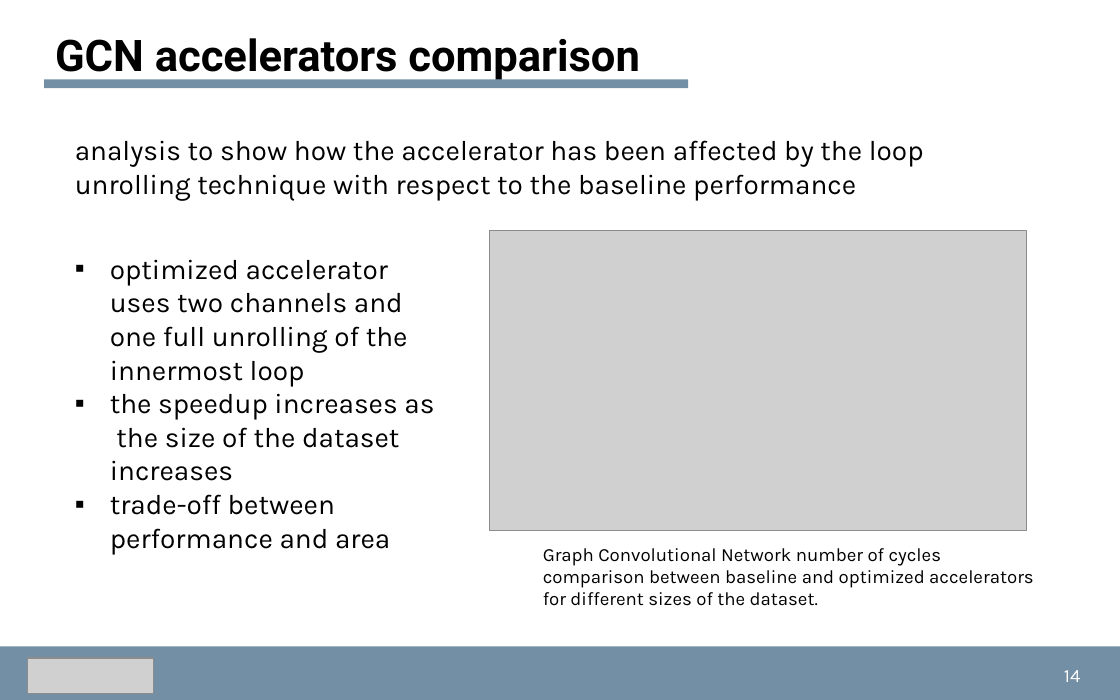
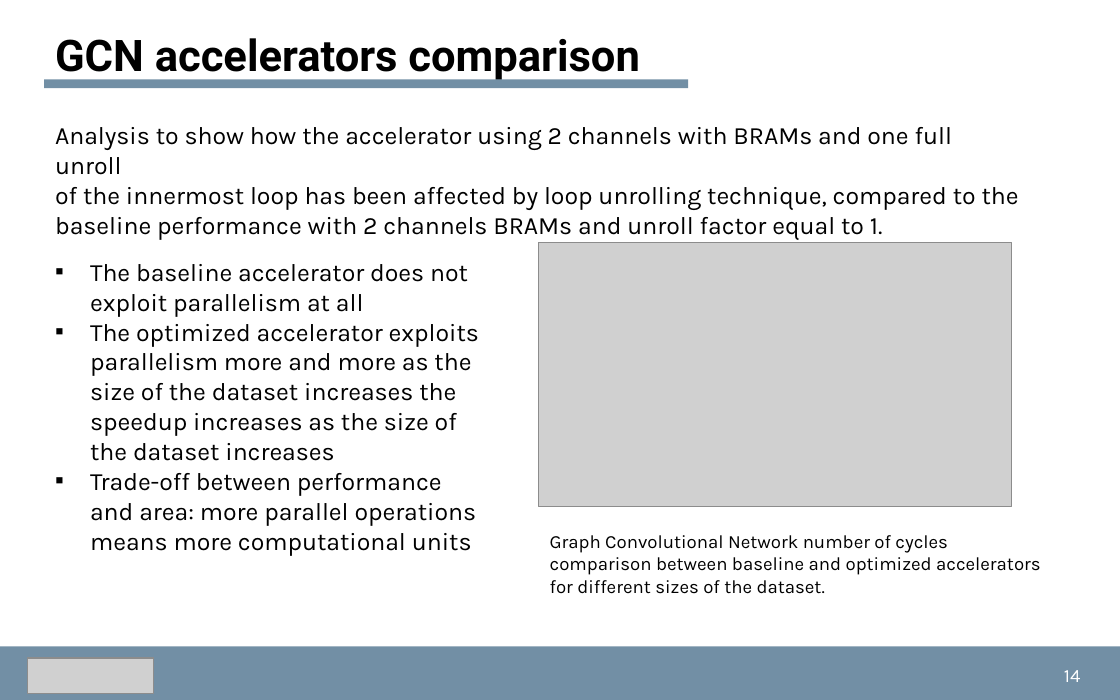
Before and after one commit to dmsgnn/master-thesis, a slide deck: slide 14 of docs/presentation/presentation.pptx. Drawn at 1120x700 pixels with LibreOffice and Linux fonts; fonts in the diff are those of the drawing; grey boxes stand for pictures. Boxes give left, top, right and bottom in pixels: in the first picture for what was removed or moved away, otherwise in the second. Text is boxed around its words. In the diff, an @@ line names an element or a change of style, - is before the commit and + after.

```diff
--- a/docs/presentation/presentation.pptx
+++ b/docs/presentation/presentation.pptx
@@ text at bbox=[55, 127, 1019, 240]: text changed; size 18 to 16 pt @@
-analysis to show how the accelerator has been affected by the loop unrolling technique with respect to the baseline performance
+Analysis to show how the accelerator using 2 channels with BRAMs and one full unroll
+of the innermost loop has been affected by loop unrolling technique, compared to the baseline performance with 2 channels BRAMs and unroll factor equal to 1.
@@ text at bbox=[90, 264, 479, 555]: text changed; size 18 to 16 pt @@
-▪ optimized accelerator uses two channels and one full unrolling of the innermost loop
-▪ the speedup increases as the size of the dataset increases
-▪ trade-off between performance and area
+▪ The baseline accelerator does not exploit parallelism at all
+▪ The optimized accelerator exploits parallelism more and more as the size of the dataset increases the speedup increases as the size of the dataset increases
+▪ Trade-off between performance and area: more parallel operations means more computational units
@@ picture: place and size @@
-picture at bbox=[489, 231, 1026, 531]
+picture at bbox=[539, 242, 1011, 506]
@@ text "Graph Convolutional Network number of ...": place and size @@
-text "Graph Convolutional Network number of ..." at bbox=[543, 548, 1034, 606]
+text "Graph Convolutional Network number of ..." at bbox=[550, 535, 1041, 594]
```
Also in this commit, not shown: 14 other slides changed, 1 other file.
